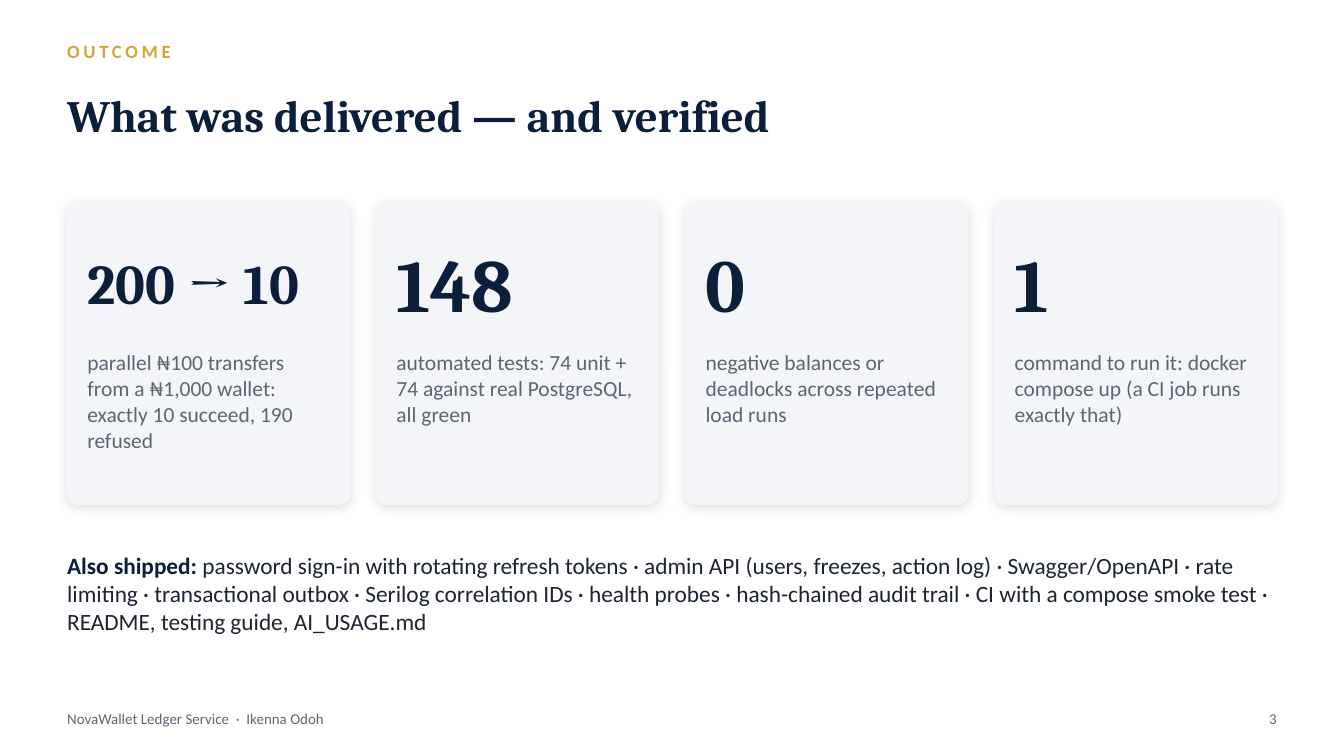
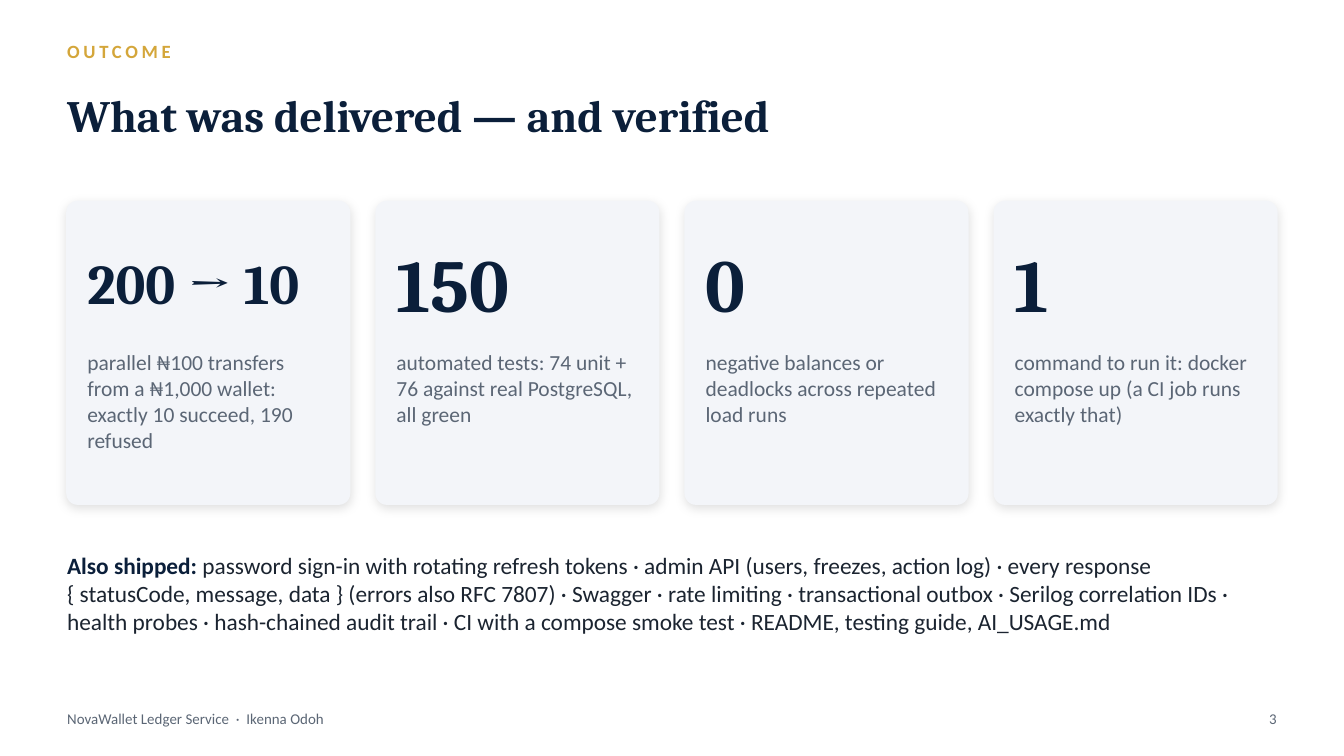
Before and after one commit to ikenna042/novawallet, a slide deck: slide 3 of docs/Ikenna_Odoh_NovaWallet_Case_Study.pptx. Drawn at 1344x756 pixels with LibreOffice and Linux fonts; fonts in the diff are those of the drawing. Boxes give left, top, right and bottom in pixels: in the first picture for what was removed or moved away, otherwise in the second. Text is boxed around its words. In the diff, an @@ line names an element or a change of style, - is before the commit and + after.

```diff
--- a/docs/Ikenna_Odoh_NovaWallet_Case_Study.pptx
+++ b/docs/Ikenna_Odoh_NovaWallet_Case_Study.pptx
@@ text at (396,261,509,313): text changed @@
-148
+150
@@ text at (396,355,632,426): text changed @@
-automated tests: 74 unit + 74 against real PostgreSQL, all green
+automated tests: 74 unit + 76 against real PostgreSQL, all green
@@ text at (67,557,1216,634): text changed @@
-Also shipped: password sign-in with rotating refresh tokens · admin API (users, freezes, action log) · Swagger/OpenAPI · rate limiting · transactional outbox · Serilog correlation IDs · health probes · hash-chained audit trail · CI with a compose smoke test · README, testing guide, AI_USAGE.md
+Also shipped: password sign-in with rotating refresh tokens · admin API (users, freezes, action log) · every response { statusCode, message, data } (errors also RFC 7807) · Swagger · rate limiting · transactional outbox · Serilog correlation IDs · health probes · hash-chained audit trail · CI with a compose smoke test · README, testing guide, AI_USAGE.md
```
Also in this commit, not shown: 17 other files.
